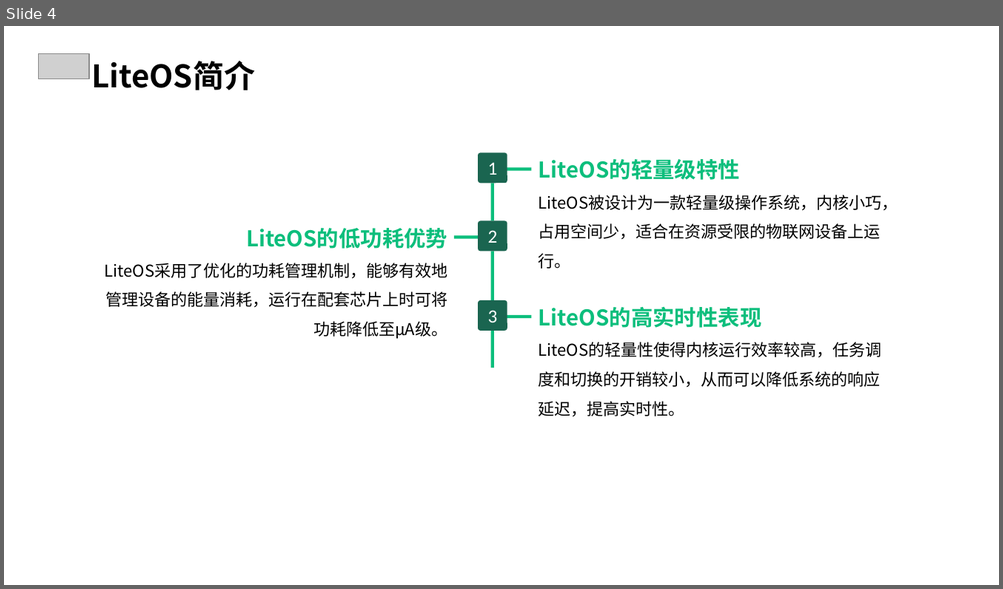
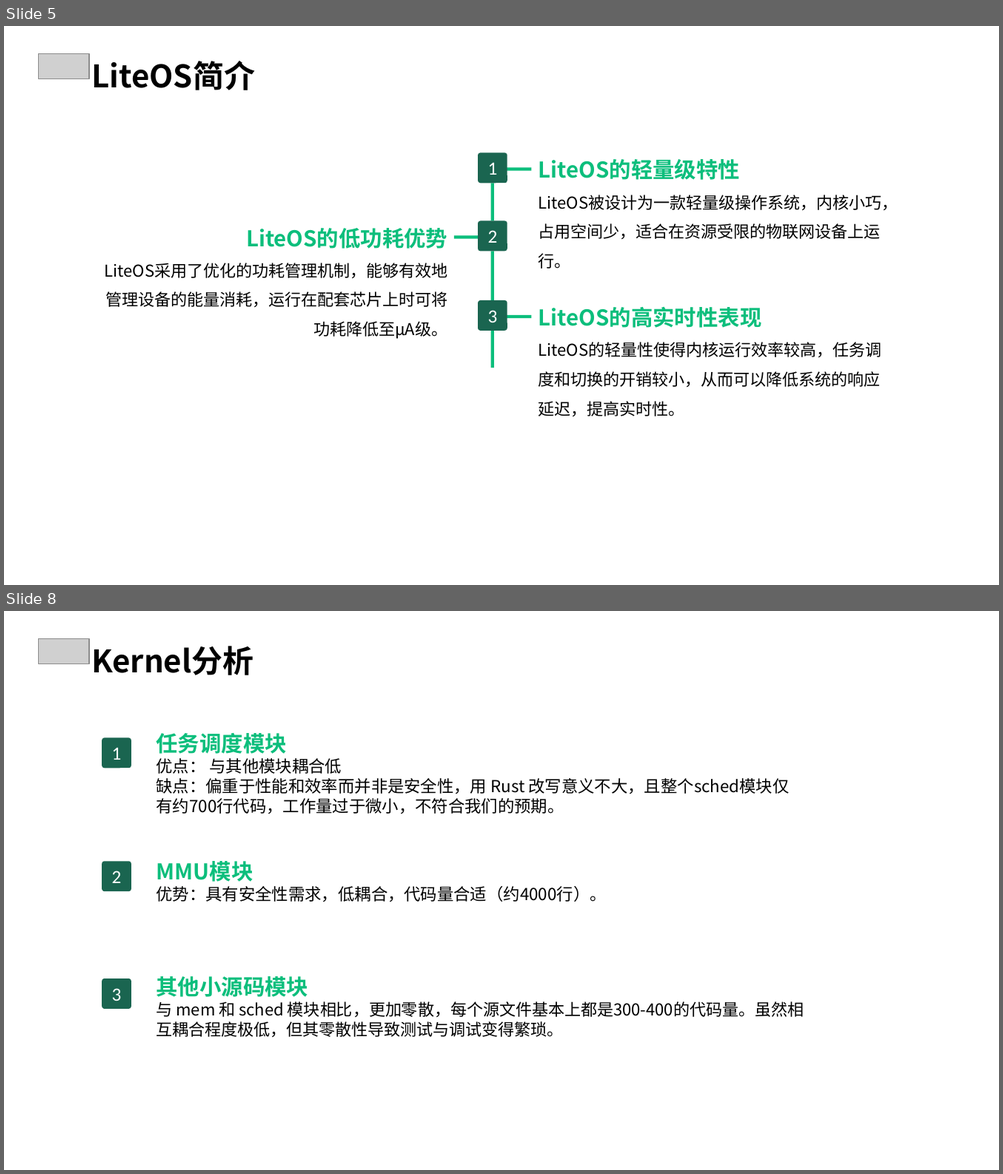
Before and after one commit to OSH-2024/Rage_of_dUST, a slide deck: docs/mid_term/Rage_of_dUST_midterm_report.pptx. Shown one above the other, each under a label of ours: slide 4 before the commit, slides 5 and 8 after it; the slides between them are not shown. The pictures are 1003x589 and 1003x1174 pixels, drawn with LibreOffice and Linux fonts; fonts in the diff are those of the drawing; grey boxes stand for pictures; background and template pictures are left out. Boxes give left, top, right and bottom in pixels: in the first picture for what was removed or moved away, otherwise in the second. Text is boxed around its words. In the diff, an @@ line names an element or a change of style, - is before the commit and + after.

```diff
--- a/docs/mid_term/Rage_of_dUST_midterm_report.pptx
+++ b/docs/mid_term/Rage_of_dUST_midterm_report.pptx
@@ slide 8 added at [4,611,999,1170], background picture (left out) @@
@@ picture added at [38,638,89,664] @@
@@ text added at [91,646,253,675], 30 pt, text #000000, bold @@
+Kernel分析
@@ rounded rectangle added at [102,738,131,769], fill #1A6550, 18 pt, text #FFFFFF @@
+1
@@ text added at [156,733,789,815], 16 pt, text #000000 @@
+任务调度模块
+优点： 与其他模块耦合低
+缺点：偏重于性能和效率而并非是安全性，用 Rust 改写意义不大，且整个sched模块仅有约700行代码，工作量过于微小，不符合我们的预期。
@@ rounded rectangle added at [102,862,131,892], fill #1A6550, 18 pt, text #FFFFFF @@
+2
@@ text added at [156,861,606,903], 16 pt, text #000000 @@
+MMU模块
+优势：具有安全性需求，低耦合，代码量合适（约4000行）。
@@ rounded rectangle added at [102,979,131,1009], fill #1A6550, 18 pt, text #FFFFFF @@
+3
@@ text added at [156,977,803,1037], 15.8 pt, text #000000 @@
+其他小源码模块
+与 mem 和 sched 模块相比，更加零散，每个源文件基本上都是300-400的代码量。虽然相互耦合程度极低，但其零散性导致测试与调试变得繁琐。
@@ what was slide 4 is now slide 5 @@
```
Also in this commit, not shown: 9 slides changed, 4 other slides added, 5 slides removed, 10 other files.
